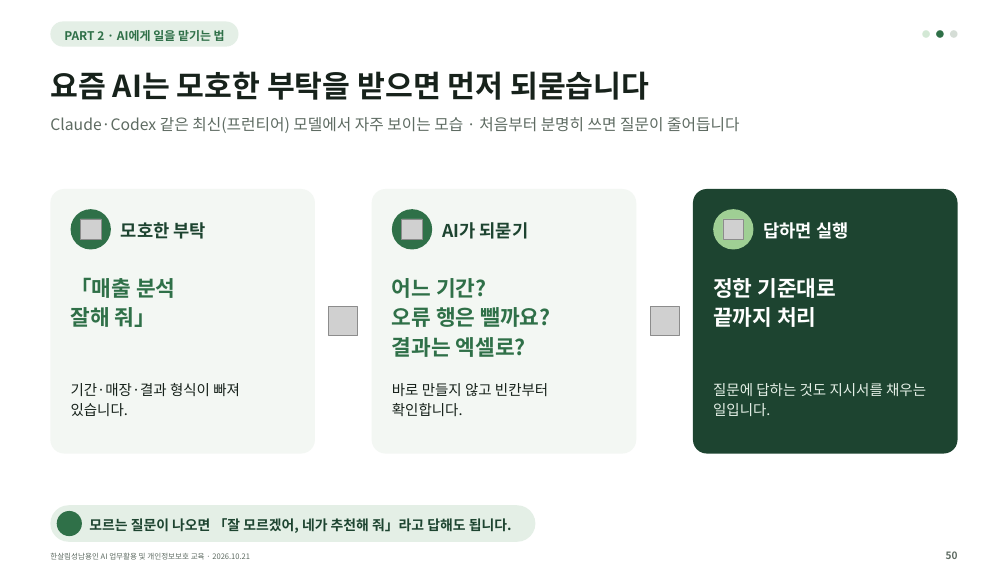
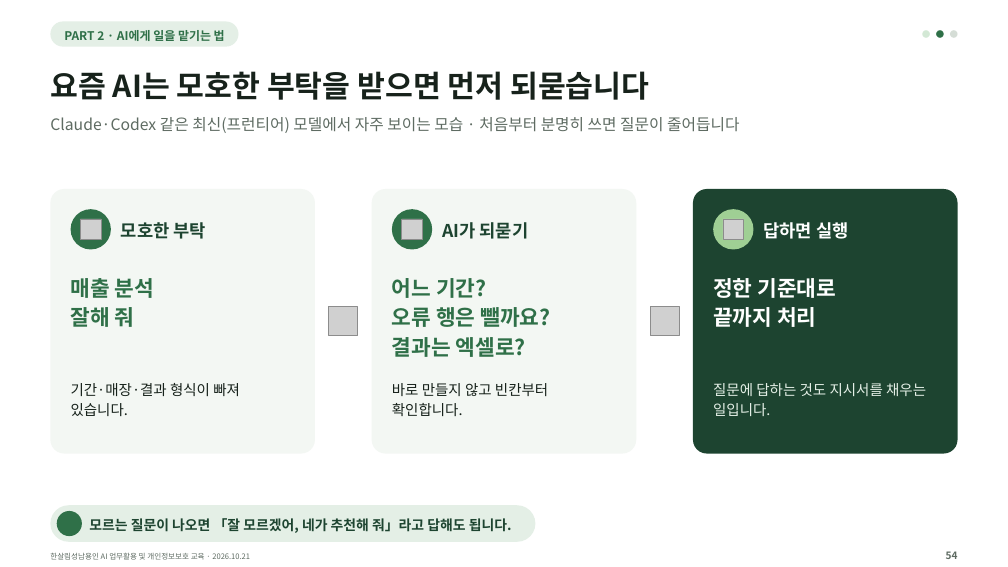
Before and after one commit to kscold/kscold-blog-version-2, a slide deck: slide 49 of apps/web/public/hansalim/files/한살림_AI교육_강의자료.pptx (slide 45 before the commit). Drawn at 1008x567 pixels with LibreOffice and Linux fonts; fonts in the diff are those of the drawing; grey boxes stand for pictures; background and template pictures are left out. Boxes give left, top, right and bottom in pixels: in the first picture for what was removed or moved away, otherwise in the second. Text is boxed around its words. In the diff, an @@ line names an element or a change of style, - is before the commit and + after.

```diff
--- a/apps/web/public/hansalim/files/한살림_AI교육_강의자료.pptx
+++ b/apps/web/public/hansalim/files/한살림_AI교육_강의자료.pptx
@@ text at box(71, 278, 154, 327): text changed @@
-「매출 분석
-잘해 줘」
+매출 분석
+잘해 줘
@@ text at box(946, 551, 958, 559): text changed @@
-50
+54
```
Also in this commit, not shown: 109 other slides changed, 26 slides added, 1 slide removed, 26 other files.
